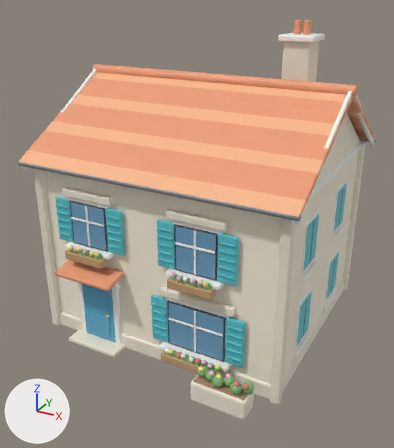
The Blender file source-art/bayview/house_a.blend as it was, and as the next commit left it.
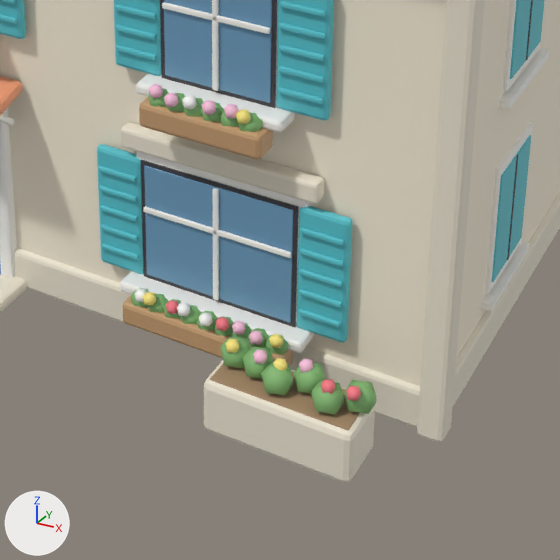
Each version appears first whole from a 50 mm camera at (8.43, -16.24, 11.48) aimed at (0.11, -1.1, 3.91), and next in a close-up on the part from 29% to 82% of the width and 54% to 100% of the height. Lighting does not change. The marker at lower left points along +X, +Y and +Z. The last two pictures show the newer version.

Before the edit, the objects in view are built like this:
```python
me_cube = bpy.data.meshes.new('Cube')
me_cube.from_pydata(...)  # 9608 vertices, 9622 faces; spans x -4.75..4.75, y -5.0..4.27, z -3.14..7.35
me_cube.materials.append(mat_tint_wall)  # pale yellow #fcf2dd
me_cube.materials.append(mat_stone)  # pale yellow #efe7d4
me_cube.materials.append(mat_whitetrim)  # white #fcfaf6
me_cube.materials.append(mat_rooftilelight)  # beige #f9b88b
me_cube.materials.append(mat_rooftile)  # orange #ef9e76
me_cube.materials.append(mat_metal)  # grey #959ba2
me_cube.materials.append(mat_tint_door)  # blue #61adce
me_cube.materials.append(mat_gold)  # yellow #fddf6f
me_cube.materials.append(mat_black)  # dark grey #3f3f45
me_cube.materials.append(mat_glass)  # blue #6f9ebf
me_cube.materials.append(mat_tint_shutter)  # cyan #59c4ce
me_cube.materials.append(mat_wood)  # brown #c59e73
me_cube.materials.append(mat_leaf)  # green #84b873
me_cube.materials.append(mat_flowerwhite)  # white #fffffc
me_cube.materials.append(mat_floweryellow)  # yellow #ffec81
me_cube.materials.append(mat_flowerred)  # red #f97c86
me_cube.materials.append(mat_flowerpink)  # pink #ffc5df
me_cube.materials.append(mat_soil)  # brown #aa8b6c
ob_visual = bpy.data.objects.new('Visual', me_cube)
ob_visual.location = (0.0, 0.0, 3.1)
```
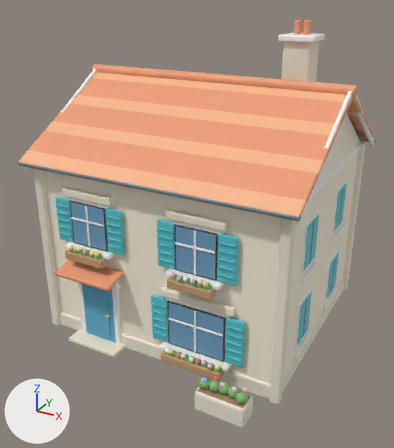
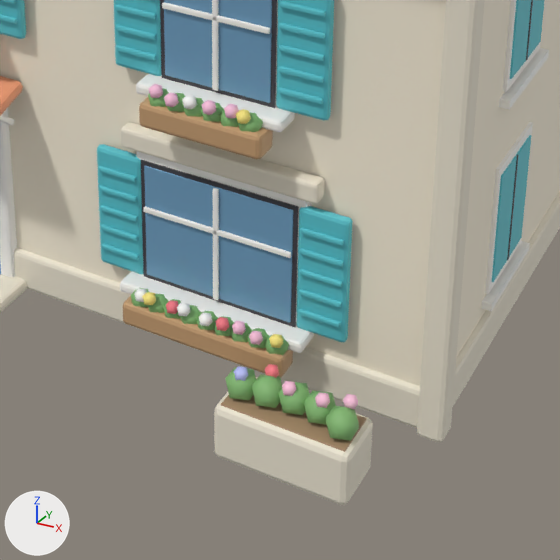
The change, as JSON lines over the scene's bpy script:
```json
{"op": "add", "block": "mat_flowerblue", "code": ["mat_flowerblue = principled_material('FlowerBlue')", "mat_flowerblue.base_color = (0.52, 0.56, 1.0)  # blue #bfc5ff", "mat_flowerblue.roughness = 0.55"]}
{"block": "me_cube", "where": "# used by ob_visual; location = (0.0, 0.0, 3.1)"}
{"op": "remove", "block": "me_cube", "code": "me_cube.from_pydata(...)  # 9608 vertices, 9622 faces; spans x -4.75..4.75, y -5.0..4.27, z -3.14..7.35"}
{"op": "add", "block": "me_cube", "code": "me_cube.from_pydata(...)  # 9584 vertices, 9582 faces; spans x -4.75..4.75, y -5.3..4.27, z -3.14..7.35"}
{"block": "me_cube", "change": "me_cube part 1: the loose piece of 12 vertices spanning x 3.52..3.88, y -4.73..-4.39, z -2.44..-2.04 is deleted"}
{"block": "me_cube", "change": "me_cube part 2: the loose piece of 12 vertices spanning x 3.61..3.77, y -4.8..-4.65, z -2.17..-1.99 is deleted"}
{"block": "me_cube", "change": "me_cube part 3"}
{"block": "me_cube", "change": "56 vertices in x 2.0..2.08, y -5.0..-4.3, z -3.1..-2.39 move by (0.3, -0.3, 0.0)"}
{"block": "me_cube", "change": "56 vertices in x 3.72..3.8, y -5.0..-4.3, z -3.1..-2.39 move by (0.1, -0.3, 0.0)"}
{"block": "me_cube", "change": "22 vertices in x 2.13..2.68, y -4.77..-4.43, z -2.44..-1.99 move by (0.3, -0.36, 0.0)"}
{"block": "me_cube", "change": "14 vertices in x 2.18..3.28, y -4.73..-4.38, z -2.44..-2.04 move by (0.3, -0.37, 0.0)"}
{"block": "me_cube", "change": "12 vertices in x 2.02..2.38, y -4.73..-4.39, z -2.44..-2.04 move by (0.3, -0.43, 0.0)"}
{"block": "me_cube", "change": "9 vertices in x 3.34..3.49, y -4.84..-4.68, z -2.12..-2.04 move by (0.31, -0.1, 0.0)"}
{"block": "me_cube", "change": "63 vertices move from x 2.48..3.58, y -4.91..-4.5, z -2.44..-1.99 to x 2.7..3.88, y -5.19..-4.75, z -2.44..-1.99"}
{"block": "me_cube", "change": "me_cube part 4: 20 faces spanning x 2.98..3.14, y -5.06..-4.91, z -2.17..-1.99 switch from mat_floweryellow (yellow #ffec81) to mat_flowerpink (pink #ffc5df)"}
{"block": "me_cube", "change": "me_cube part 5: 20 faces spanning x 2.43..2.59, y -5.1..-4.94, z -2.17..-1.99 switch from mat_floweryellow (yellow #ffec81) to mat_flowerblue (blue #bfc5ff)"}
{"block": "me_cube", "change": "me_cube part 6: 20 faces spanning x 3.63..3.8, y -4.94..-4.78, z -2.17..-1.99 switch from mat_flowerred (red #f97c86) to mat_flowerpink (pink #ffc5df)"}
{"block": "me_cube", "change": "me_cube part 7: 20 faces spanning x 2.7..2.86, y -4.91..-4.75, z -2.17..-1.99 switch from mat_flowerpink (pink #ffc5df) to mat_flowerred (red #f97c86)"}
```

Boxes [x1, y1, x2, y2] around the edits, measured in the close-ups (560 x 560 px; the box of a moved part takes in the faces that stretch with it):
```json
{"object": "Visual", "change": "reshaped", "before": [0, 0, 560, 483], "after": [0, 0, 560, 505]}
{"part": 1, "of": "me_cube", "change": "deleted", "before": [344, 380, 377, 414], "on screen": "green"}
{"part": 2, "of": "me_cube", "change": "deleted", "before": [346, 386, 361, 401]}
{"part": 3, "of": "me_cube", "change": "moved or reshaped", "before": [204, 336, 375, 483], "after": [214, 367, 373, 505]}
{"part": 4, "of": "me_cube", "change": "recoloured", "before": [273, 358, 288, 371], "after": [282, 381, 296, 396]}
{"part": 5, "of": "me_cube", "change": "recoloured", "before": [225, 339, 240, 353], "after": [234, 366, 248, 381]}
{"part": 6, "of": "me_cube", "change": "recoloured", "before": [321, 379, 335, 394], "after": [343, 394, 358, 410]}
{"part": 7, "of": "me_cube", "change": "recoloured", "before": [253, 349, 267, 364], "after": [265, 364, 279, 378]}
```
